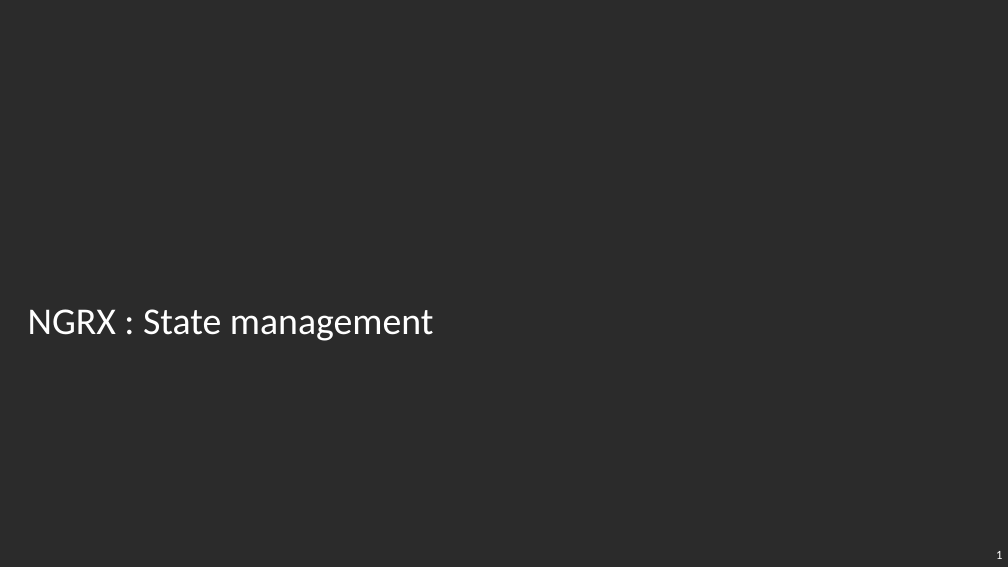
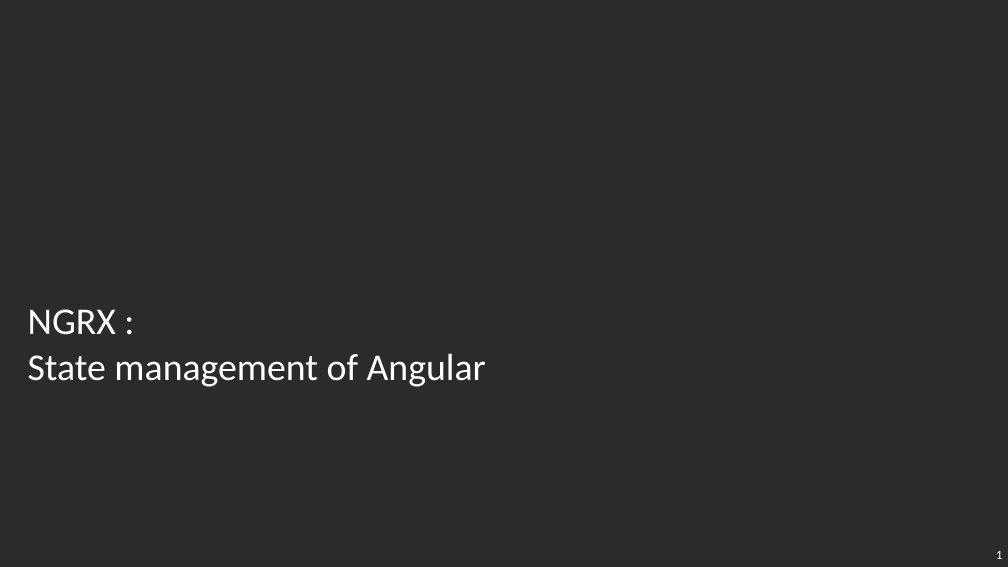
Before and after one commit to rkrandhir/globalForm, a slide deck: slide 1 of NGRX_tech_session.pptx. Drawn at 1008x567 pixels with LibreOffice and Linux fonts; fonts in the diff are those of the drawing; background and template pictures are left out; a plain dark background stands for a picture behind light text. Boxes give left, top, right and bottom in pixels: in the first picture for what was removed or moved away, otherwise in the second. Text is boxed around its words. In the diff, an @@ line names an element or a change of style, - is before the commit and + after.

```diff
--- a/NGRX_tech_session.pptx
+++ b/NGRX_tech_session.pptx
@@ text at bbox=[28, 309, 486, 387]: text changed @@
-NGRX : State management
+NGRX :
+State management of Angular
```
Also in this commit, not shown: 3 other slides changed, 5 slides added, 13 slides removed.
